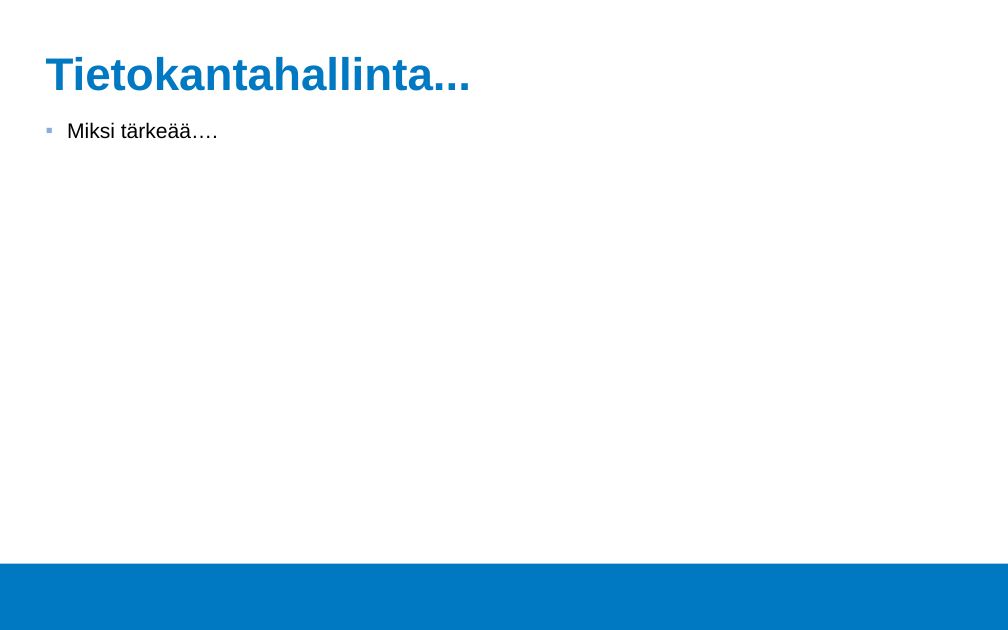
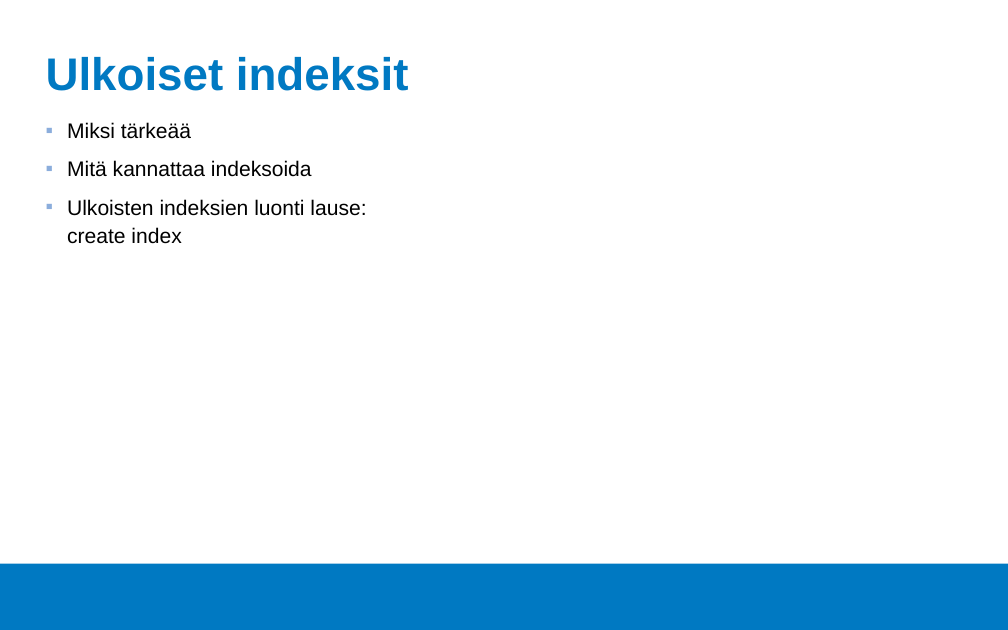
Before and after one commit to Tietokantahallinta/Tietokantahallinta.github.io, a slide deck: slide 3 of luennot/viikko02/Luentokalvot_02.odp. Drawn at 1008x630 pixels with LibreOffice and Linux fonts; fonts in the diff are those of the drawing; background and template pictures are left out. Boxes give left, top, right and bottom in pixels: in the first picture for what was removed or moved away, otherwise in the second. Text is boxed around its words. In the diff, an @@ line names an element or a change of style, - is before the commit and + after.

```diff
--- a/luennot/viikko02/Luentokalvot_02.odp
+++ b/luennot/viikko02/Luentokalvot_02.odp
@@ title at (46,57,409,91): text changed @@
-Tietokantahallinta...
+Ulkoiset indeksit
@@ text at (67,122,366,244): text changed @@
-▪ Miksi tärkeää….
+▪ Miksi tärkeää
+▪ Mitä kannattaa indeksoida
+▪ Ulkoisten indeksien luonti lause:
+  create index
```
Also in this commit, not shown: 2 other slides changed, 1 slide added, 1 slide removed, 5 other files.
